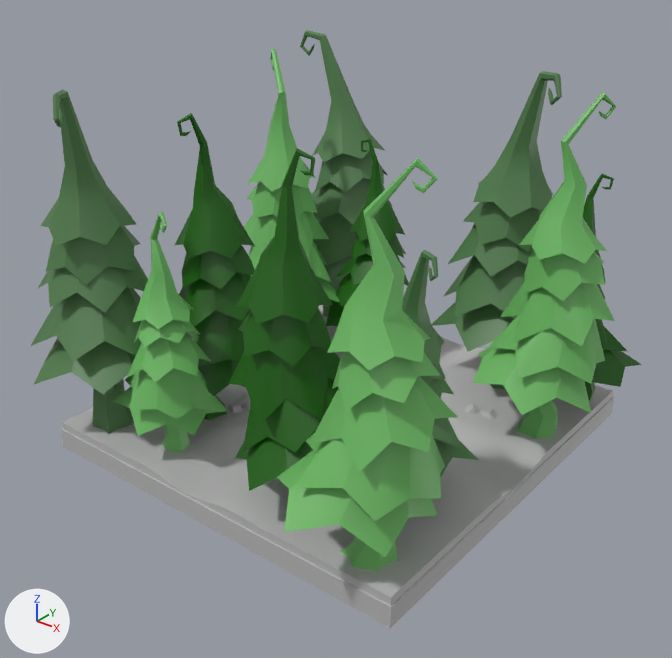
Renders of the FBX model Cryptique/Assets/FBX/FullRoom/3 - Forest/Foret_labyrinth05.fbx from each side of a commit.
Rendered twice from a camera (50 mm lens) standing at (10.12, -12.77, 10.18) and looking at (0.21, -0.38, 2.5). Lighting does not change. The marker at lower left points along +X, +Y and +Z. Where no turn or scale is listed for an object, it has been applied to the vertices.

The first picture shows 'sapin39', 'sapin40', 'sapin41', 'sapin42', 'sapin43', 'sapin44', 'sapin45', 'sapin46', 'sapin47', 'sapin48', 'sapin49', 'sapin50', 'sol41', 'sol42'.
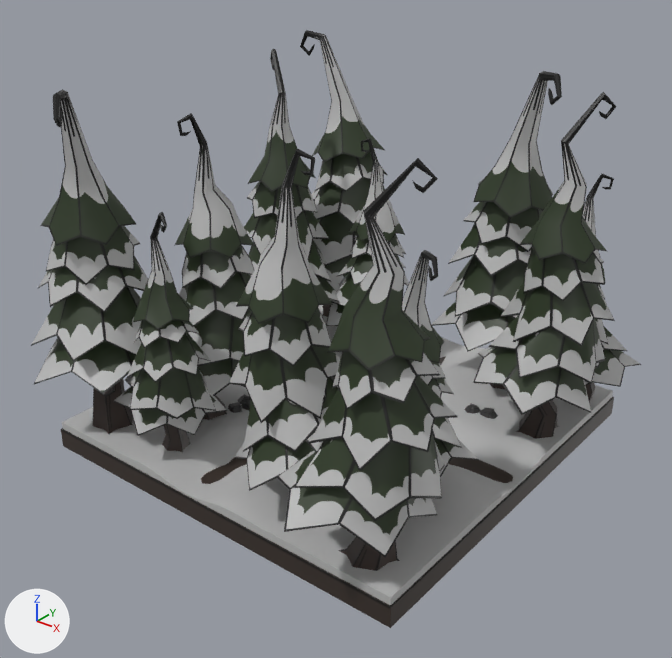
The change, as a diff of the scene's bpy script:
```diff
--- a/Cryptique/Assets/FBX/FullRoom/3 - Forest/Foret_labyrinth05.fbx.py
+++ b/Cryptique/Assets/FBX/FullRoom/3 - Forest/Foret_labyrinth05.fbx.py
@@ me_mesh_006 @@
 me_mesh_006.from_pydata(...)  # 196 vertices, 134 faces; spans x -1.54..0.69, y -0.96..0.96, z 0.0..4.92
-me_mesh_006.materials.append(mat_sapin03)  # dark green #186000
+me_mesh_006.materials.append(mat_sapin138)  # picture img_sapin01_rgb_png
@@ me_mesh_001 @@
 me_mesh_001.from_pydata(...)  # 199 vertices, 138 faces; spans x -1.67..0.27, y -0.73..1.14, z 0.0..4.88
-me_mesh_001.materials.append(mat_sapin01)  # green #6fbc66
+me_mesh_001.materials.append(mat_sapin136)  # picture img_sapin02_rgb_png
@@ me_mesh_011 @@
 me_mesh_011.from_pydata(...)  # 199 vertices, 138 faces; spans x -1.8..0.72, y -2.31..0.48, z 0.0..6.6
-me_mesh_011.materials.append(mat_sapin01)  # green #6fbc66
+me_mesh_011.materials.append(mat_sapin136)  # picture img_sapin02_rgb_png
@@ me_mesh_007 @@
 me_mesh_007.from_pydata(...)  # 199 vertices, 138 faces; spans x -0.48..2.31, y -1.8..0.73, z 0.0..6.6
-me_mesh_007.materials.append(mat_sapin01)  # green #6fbc66
+me_mesh_007.materials.append(mat_sapin136)  # picture img_sapin02_rgb_png
@@ me_mesh_002 @@
 me_mesh_002.from_pydata(...)  # 196 vertices, 134 faces; spans x -1.37..1.08, y -1.82..0.87, z 0.0..6.09
-me_mesh_002.materials.append(mat_sapin03)  # dark green #186000
+me_mesh_002.materials.append(mat_sapin138)  # picture img_sapin01_rgb_png
@@ me_mesh_010 @@
 me_mesh_010.from_pydata(...)  # 196 vertices, 134 faces; spans x -0.83..1.35, y -0.82..1.19, z 0.0..4.92
-me_mesh_010.materials.append(mat_sapin03)  # dark green #186000
+me_mesh_010.materials.append(mat_sapin138)  # picture img_sapin01_rgb_png
@@ me_mesh @@
 me_mesh.from_pydata(...)  # 209 vertices, 146 faces; spans x -2.2..1.05, y -0.74..2.02, z -0.01..6.73
-me_mesh.materials.append(mat_sapin02)  # green #517d4c
+me_mesh.materials.append(mat_sapin137)  # picture img_sapin03_rgb_png
@@ me_mesh_004 @@
 me_mesh_004.from_pydata(...)  # 199 vertices, 138 faces; spans x -2.05..0.37, y -1.98..0.9, z 0.0..6.6
-me_mesh_004.materials.append(mat_sapin01)  # green #6fbc66
+me_mesh_004.materials.append(mat_sapin136)  # picture img_sapin02_rgb_png
@@ me_mesh_009 @@
 me_mesh_009.from_pydata(...)  # 209 vertices, 146 faces; spans x -2.24..0.79, y -0.96..1.93, z -0.01..6.73
-me_mesh_009.materials.append(mat_sapin02)  # green #517d4c
+me_mesh_009.materials.append(mat_sapin137)  # picture img_sapin03_rgb_png
@@ me_mesh_008 @@
 me_mesh_008.from_pydata(...)  # 209 vertices, 146 faces; spans x -0.53..2.31, y -1.4..1.36, z -0.01..6.73
-me_mesh_008.materials.append(mat_sapin02)  # green #517d4c
+me_mesh_008.materials.append(mat_sapin137)  # picture img_sapin03_rgb_png
@@ me_mesh_019 @@
 me_mesh_019.from_pydata(...)  # 8 vertices, 5 faces; spans x -4.0..4.0, y -4.0..4.0, z -0.2..0.2
-me_mesh_019.materials.append(mat_piece_taverne)  # grey #bcbcbc
+me_mesh_019.materials.append(mat_terre)  # picture img_sol_ext_png
@@ me_mesh_003 @@
 me_mesh_003.from_pydata(...)  # 196 vertices, 134 faces; spans x -0.93..1.91, y -1.19..1.35, z 0.0..6.24
-me_mesh_003.materials.append(mat_sapin03)  # dark green #186000
+me_mesh_003.materials.append(mat_sapin138)  # picture img_sapin01_rgb_png
@@ me_mesh_005 @@
 me_mesh_005.from_pydata(...)  # 209 vertices, 146 faces; spans x -1.62..0.57, y -0.69..1.39, z -0.01..4.86
-me_mesh_005.materials.append(mat_sapin02)  # green #517d4c
+me_mesh_005.materials.append(mat_sapin137)  # picture img_sapin03_rgb_png
```

Boxes (x1, y1, x2, y2) around the edits, measured in the pictures (672 x 658 px):
'sapin46', recoloured (green to grey)
    both: (277, 158, 457, 571)
'sapin48', recoloured (green to grey)
    both: (31, 89, 148, 434)
'sapin43', recoloured (green to grey)
    both: (473, 92, 617, 439)
'sapin47', recoloured (green to grey)
    both: (228, 148, 340, 491)
'sapin44', recoloured (green to grey)
    both: (431, 71, 562, 389)
'sol41', recoloured (grey to black)
    both: (61, 356, 614, 628)
'sapin50', recoloured (green to grey)
    both: (175, 113, 255, 420)
'sapin49', recoloured (green to grey)
    both: (113, 212, 227, 453)
'sapin41', recoloured (green to grey)
    both: (300, 30, 407, 317)
'sapin39', recoloured
    both: (244, 49, 340, 302)
'sapin45', recoloured (green to grey)
    both: (402, 250, 479, 477)
'sapin40', recoloured (green to grey)
    both: (326, 139, 409, 326)
'sapin42', recoloured (green to grey)
    both: (571, 173, 642, 405)
